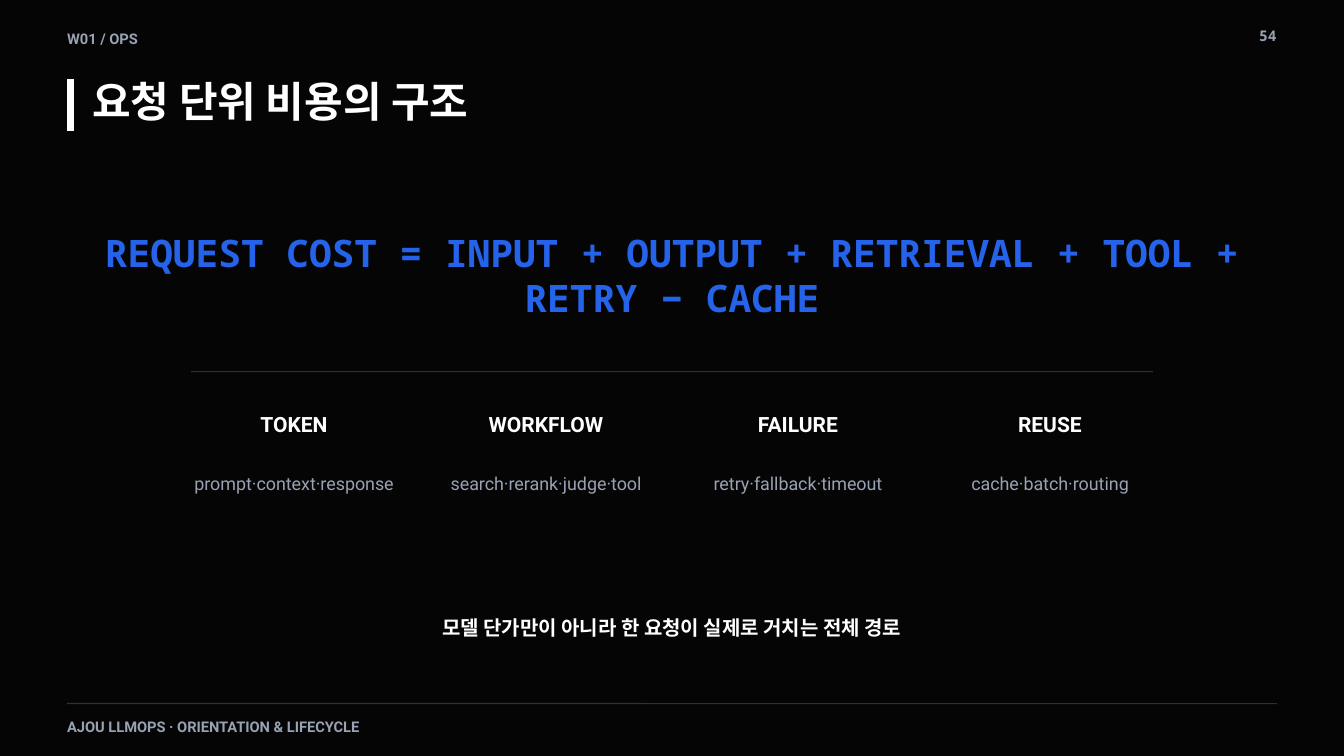
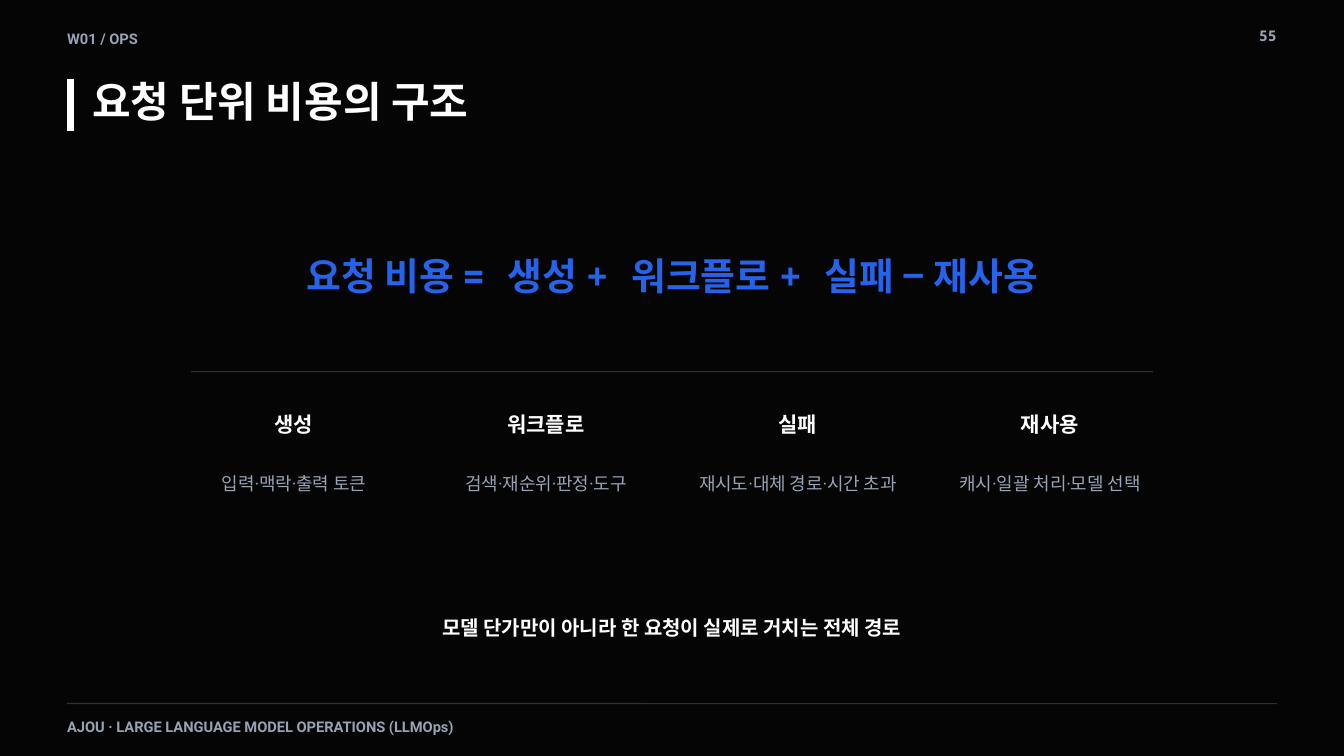
Before and after one commit to smilesjcha/llmops-16week, a slide deck: slide 55 of week01/lecture/01_week1_llmops_kickoff.pptx (slide 54 before the commit). Drawn at 1344x756 pixels with LibreOffice and Linux fonts; fonts in the diff are those of the drawing. Boxes give left, top, right and bottom in pixels: in the first picture for what was removed or moved away, otherwise in the second. Text is boxed around its words. In the diff, an @@ line names an element or a change of style, - is before the commit and + after.

```diff
--- a/week01/lecture/01_week1_llmops_kickoff.pptx
+++ b/week01/lecture/01_week1_llmops_kickoff.pptx
@@ text at <box>1259,30,1277,41</box>: text changed @@
-54
+55
@@ text at <box>306,258,1037,294</box>: text changed @@
-REQUEST COST = INPUT + OUTPUT + RETRIEVAL + TOOL + RETRY − CACHE
+요청 비용 = 생성 + 워크플로 + 실패 − 재사용
@@ text at <box>275,414,314,434</box>: text changed @@
-TOKEN
+생성
@@ text at <box>507,414,584,434</box>: text changed @@
-WORKFLOW
+워크플로
@@ text at <box>779,414,818,434</box>: text changed @@
-FAILURE
+실패
@@ text at <box>1021,414,1079,434</box>: text changed @@
-REUSE
+재사용
@@ text at <box>222,475,366,492</box>: text changed @@
-prompt·context·response
+입력·맥락·출력 토큰
@@ text at <box>465,475,627,492</box>: text changed @@
-search·rerank·judge·tool
+검색·재순위·판정·도구
@@ text at <box>699,475,897,492</box>: text changed @@
-retry·fallback·timeout
+재시도·대체 경로·시간 초과
@@ text at <box>959,475,1141,492</box>: text changed @@
-cache·batch·routing
+캐시·일괄 처리·모델 선택
@@ text at <box>67,720,454,735</box>: text changed @@
-AJOU LLMOPS · ORIENTATION & LIFECYCLE
+AJOU · LARGE LANGUAGE MODEL OPERATIONS (LLMOps)
```
Also in this commit, not shown: 60 other slides changed, 19 slides added, 18 slides removed, 22 other files.
